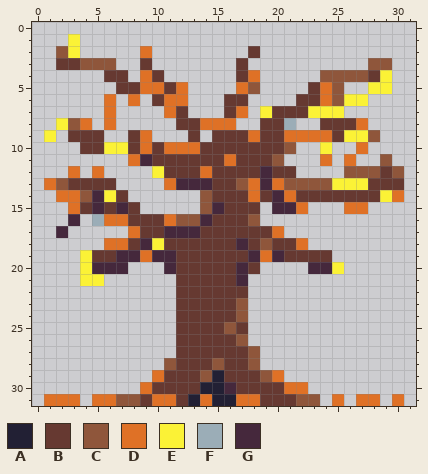
A pixel-art sprite gets an edit: images/tree_fall.png. Above: the version before the commit.
The file is 128x128 pixels, drawn in blocks of 4x4; one block is one cell here.
Palette (. is transparent): A #222034  B #663931  C #8f563b  D #df7126  E #fbf236  F #9badb7  G #45283c
Pixels before, first column x 1:
 1 ..E...........................
 2 .CE.....D........B............
 3 .BBCCC..B.......B..........CC.
 4 .....BB.DB......BD.....CCCCBE.
 5 ......BBDDBD....DC....BDC..EE.
 6 .....D.D.BDD...BB....BBDCEE...
 7 .....D....DB...BD.EBBBEEE.....
 8 .ECD.D.....BBDDD..BBF..BBBD...
 9 E.BBB..BD...B.BBBDBBDDDDBEEC..
10 ...BBEEBDBDDDBBBBBBBC..E..D...
11 .......DGBBBBBBDBBBC...D.D..C.
12 ..D.D....EBBBDBBBBGBB....CCCBC
13 DCBBBB....DGGGBBCDGDCCCCEEEBBB
14 .DDCGEB......CBBBDBGDBBBBBBBED
15 ..DBGBGB.....CGBBB.GGD...DD...
16 ..G.FDDBBBDCCGBBBC............
17 .G.....DBBGGGBBBBBBD..........
18 .....DDBGEBBBBBBGBCBBD........
19 ...EBBGGDGGBBBBBBGDGBBBB......
20 ...EGGG...GBBBBBGB....GGE.....
21 ...EE......BBBBBG.............
22 ...........BBBBBB.............
23 ...........BBBBBC.............
24 ...........BBBBBC.............
25 ...........BBBBCB.............
26 ...........BBBBBC.............
27 ...........BBBBBBC............
28 ..........CBBBCBBC............
29 .........DBBBCABBBCD..........
30 ........DBBBBAAGBBBBDD........
31 DDD.DDCCBDDBADAADDBBBCC.D.DD.D
The result:
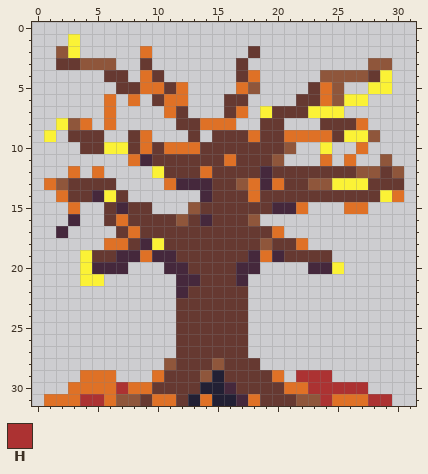
Colours new in this view: H #ac3232
Edits made:
y 8: x 21 F -> .
y 12: x 22..26 ....C -> BBBBB
y 13: x 21..22 CC -> BB
y 14: x 3..4 DC -> BB; x 14 C -> G; x 20..21 GD -> BB
y 15: x 4..5 BG -> ..; x 9 . -> B; x 13..15 .CG -> CBB; x 19 . -> B
y 16: x 5..6 FD -> .B; x 11 D -> B; x 13 C -> B
y 17: x 7 . -> B; x 11..13 GGG -> BBB
y 18: x 17 G -> B
y 20: x 12 B -> G; x 18 B -> G
y 21: x 12..13 BB -> GG
y 22: x 12 B -> G
y 23..24: x 17 C -> B
y 25: x 16 C -> B
y 26: x 17 C -> B
y 27: x 18 C -> .
y 28: x 18 C -> B
y 29: x 4..6 ... -> DDD; x 19 C -> B; x 22..24 ... -> HHH
y 30: x 3..8 ...... -> DDDDHD; x 23..27 ..... -> HHHHH
y 31: x 4..5 .D -> HH; x 17 D -> G; x 24 . -> H; x 26 . -> D; x 28..30 D.D -> HH.
Where, in picture pixels (left, top, right, bottom), the same in both pictures:
erased: (284, 118, 296, 130)
changed: (68, 166, 404, 406)
